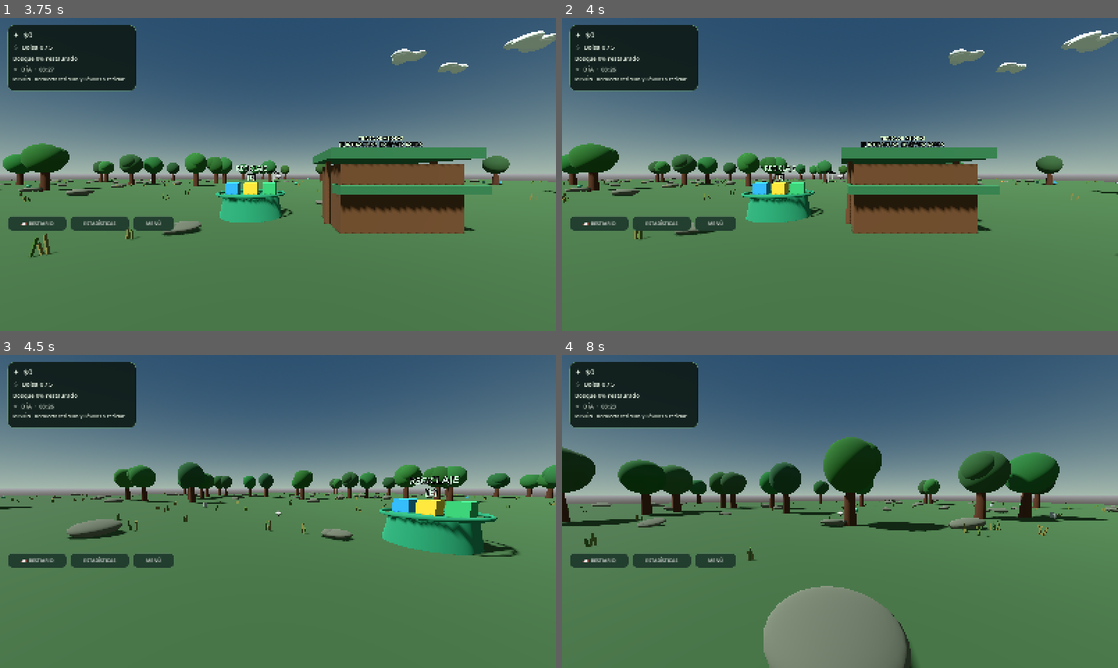
Above: before the commit, frames 1-4 (two rows, left to right).
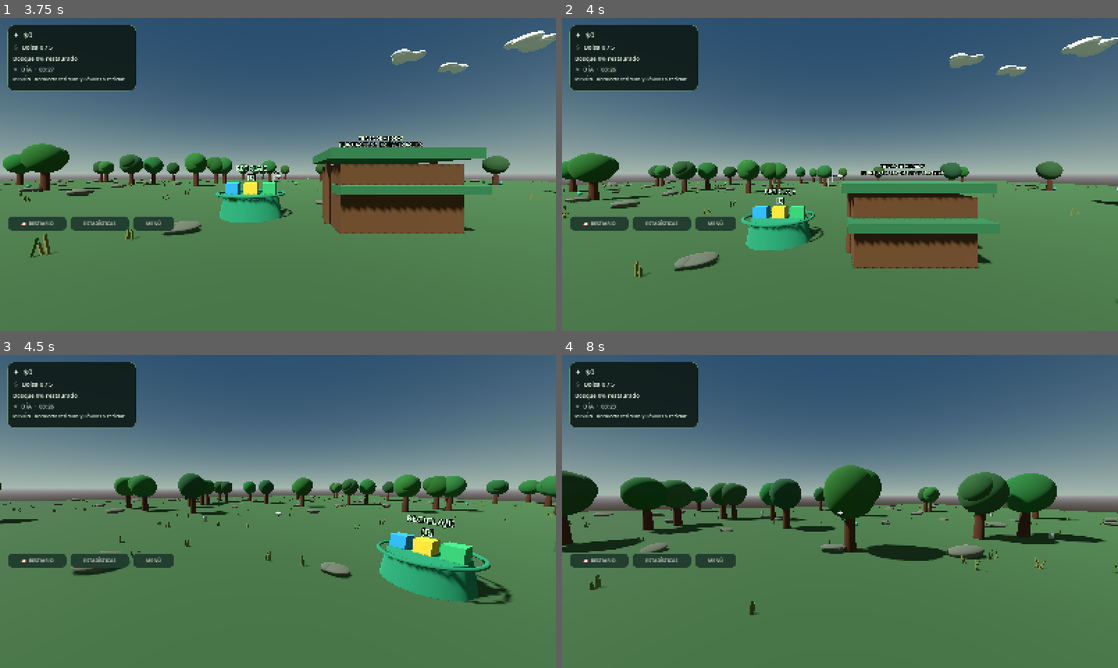
Above: after the commit, the same moments.

Repository: Tomardosama/verdevivo
Game: Godot game, scene res://scenes/main/main.tscn
Two runs of this game, one before a commit and one after it. Both use one fixed random seed, a clock stepped at 60 frames per second and the inputs below.
Inputs (mouse positions are in pixels of both pictures, inside the frame that each line leads up to):
- Up to frame 1 (3.75 s): click "📖 BESTIARIO" at 0.5 s; click "ESTADÍSTICAS" at 1.25 s; click "MENÚ" at 2 s; click "CONTINUAR JUGANDO" at 2.75 s; tap Enter at 3.5 s; move the mouse to (400, 158) at 3.52 s; hold D (move_right) from 3.53 s (still down); tap E (deposit) at 3.6 s; click (400, 158) at 3.67 s
- Up to frame 2 (4 s): keep holding D (move_right); tap Space (jump) at 3.77 s
- Up to frame 3 (4.5 s): move the mouse to (250, 511) at 4.27 s; release D (move_right) at 4.28 s; hold W (move_forward) from 4.28 s (still down); tap Shift (sprint) at 4.35 s
- Up to frame 4 (8 s): keep holding W (move_forward); tap Space (jump) at 4.52, 6.02, 6.77, 7.52 s; move the mouse to (851, 505) at 5.02 s; tap Tab at 5.1, 7.35 s; move the mouse to (834, 517) at 5.77 s; tap E (deposit) at 5.85 s; click (834, 517) at 5.92 s; move the mouse to (878, 514) at 6.52 s; hold Shift (sprint) 6.53-7.28 s; move the mouse to (795, 508) at 7.27 s

Frame 1 is identical in both runs. In frame 2, 16% of the frame differs, in the area x 0-100%, y 4-92%; in frame 3, 13%; in frame 4, 21%, in the area x 0-100%, y 26-100%.

Commit message:
Preserve upward velocity during player jump

Diff:
--- a/scripts/player_controller.gd
+++ b/scripts/player_controller.gd
@@ -92,7 +92,7 @@
 	var speed := sprint_speed if Input.is_action_pressed("sprint") else walk_speed
 	velocity.x = direction.x * speed
 	velocity.z = direction.z * speed
-	if not is_on_floor():
+	if not is_on_floor() or velocity.y > 0.0:
 		velocity.y -= float(ProjectSettings.get_setting("physics/3d/default_gravity")) * delta
 	else:
 		velocity.y = 0.0
